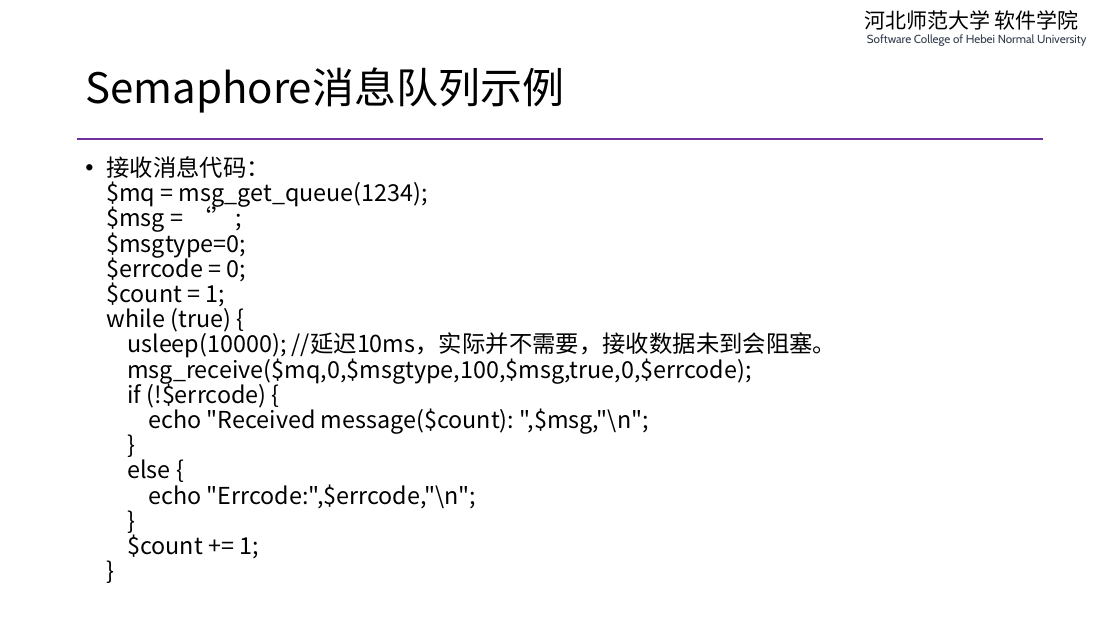
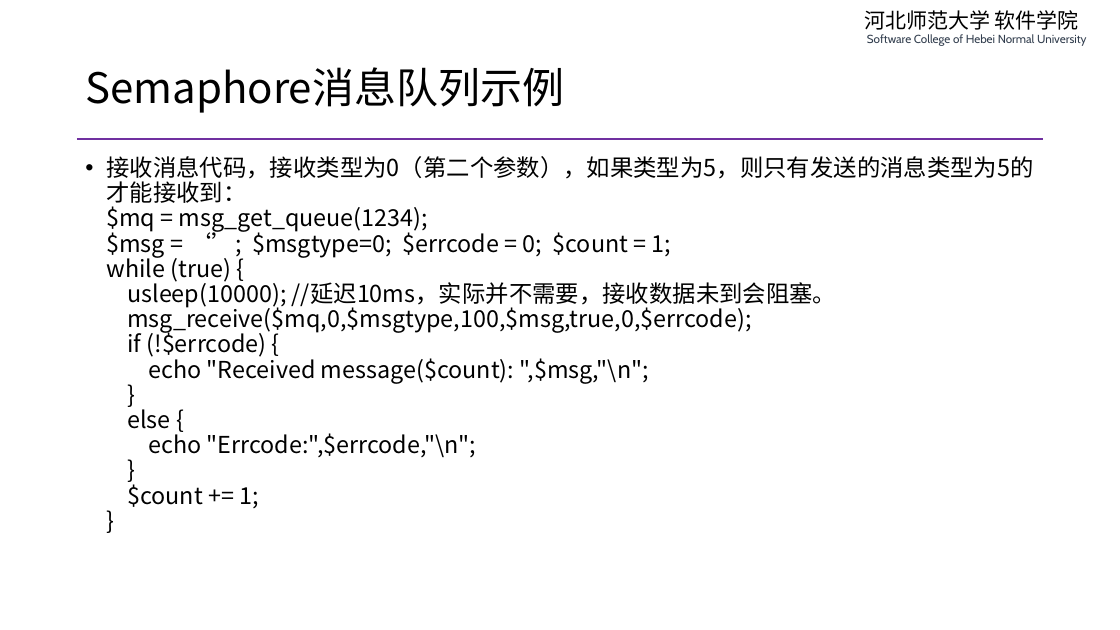
Before and after one commit to edu2act/course-php-serverside-development-on-linux, a slide deck: slide 12 of materials/slides/ch07-message-queue.pptx. Drawn at 1120x630 pixels with LibreOffice and Linux fonts; fonts in the diff are those of the drawing. Boxes give left, top, right and bottom in pixels: in the first picture for what was removed or moved away, otherwise in the second. Text is boxed around its words. In the diff, an @@ line names an element or a change of style, - is before the commit and + after.

```diff
--- a/materials/slides/ch07-message-queue.pptx
+++ b/materials/slides/ch07-message-queue.pptx
@@ text at (x1=106, y1=156, x2=1033, y2=508): text changed @@
-• 接收消息代码：
-  $mq = msg_get_queue(1234);
-  $msg = ‘’;
-  $msgtype=0;
-  $errcode = 0;
-  $count = 1;
-  while (true) {
-  usleep(10000); //延迟10ms，实际并不需要，接收数据未到会阻塞。
-  msg_receive($mq,0,$msgtype,100,$msg,true,0,$errcode);
-  if (!$errcode) {
-  echo "Received message($count): ",$msg,"\n";
-  }
-  else {
-  echo "Errcode:",$errcode,"\n";
-  }
-  $count += 1;
-  }
+• 接收消息代码，接收类型为0（第二个参数），如果类型为5，则只有发送的消息类型为5的才能接收到：
+  $mq = msg_get_queue(1234);
+  $msg = ‘’; $msgtype=0; $errcode = 0; $count = 1;
+  while (true) {
+  usleep(10000); //延迟10ms，实际并不需要，接收数据未到会阻塞。
+  msg_receive($mq,0,$msgtype,100,$msg,true,0,$errcode);
+  if (!$errcode) {
+  echo "Received message($count): ",$msg,"\n";
+  }
+  else {
+  echo "Errcode:",$errcode,"\n";
+  }
+  $count += 1;
+  }
```
Also in this commit, not shown: 3 other slides changed, 5 other files.
